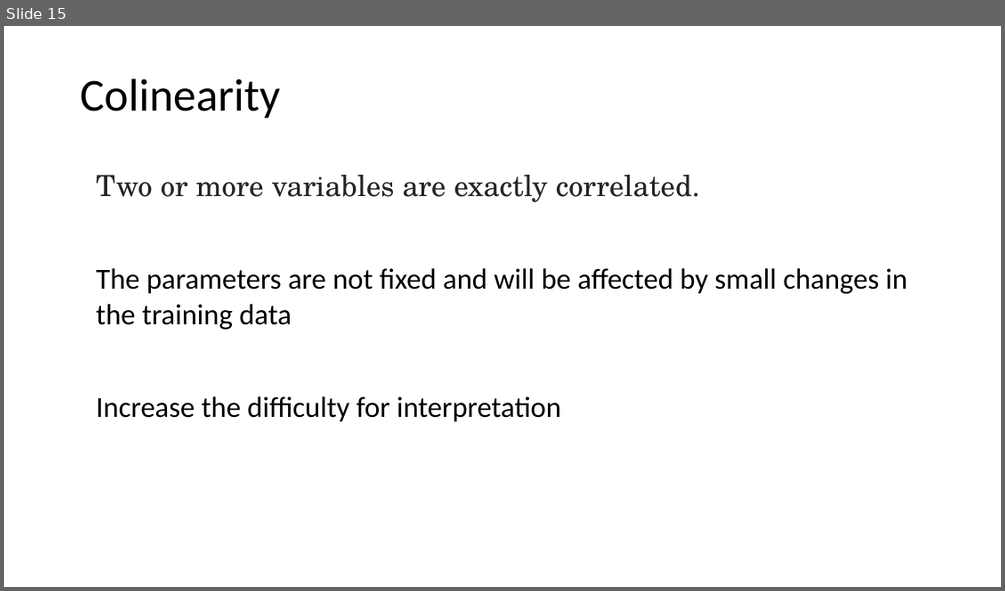
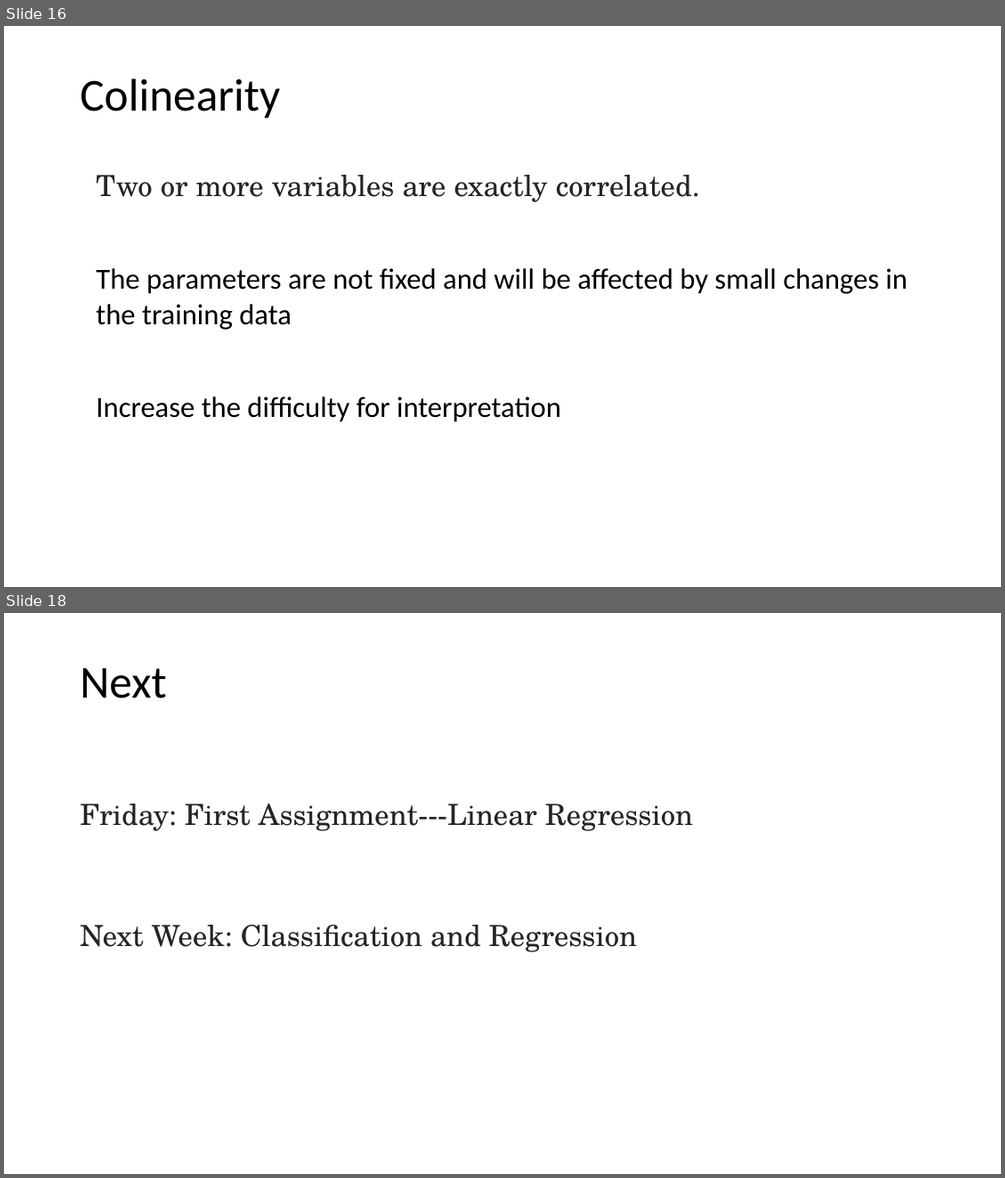
Before and after one commit to tianzheng4/tianzheng4.github.io, a slide deck: _umkc-teaching/slides/Lecture4.pptx. Shown one above the other, each under a label of ours: slide 15 before the commit, slides 16 and 18 after it; the slides between them are not shown. The pictures are 1005x591 and 1005x1178 pixels, drawn with LibreOffice and Linux fonts; fonts in the diff are those of the drawing. Boxes give left, top, right and bottom in pixels: in the first picture for what was removed or moved away, otherwise in the second. Text is boxed around its words. In the diff, an @@ line names an element or a change of style, - is before the commit and + after.

```diff
--- a/_umkc-teaching/slides/Lecture4.pptx
+++ b/_umkc-teaching/slides/Lecture4.pptx
@@ slide 18 added at (4, 613, 1001, 1174), background #FFFFFF @@
@@ title added at (80, 668, 166, 698), 44 pt, text #000000 @@
+Next
@@ text added at (80, 803, 693, 831), 28 pt, text #242424 @@
+Friday: First Assignment---Linear Regression
@@ text added at (80, 925, 637, 952), 28 pt, text #242424 @@
+Next Week: Classification and Regression
@@ what was slide 15 is now slide 16 @@
```
Also in this commit, not shown: 1 slide changed, 2 other slides added, 5 other files.
